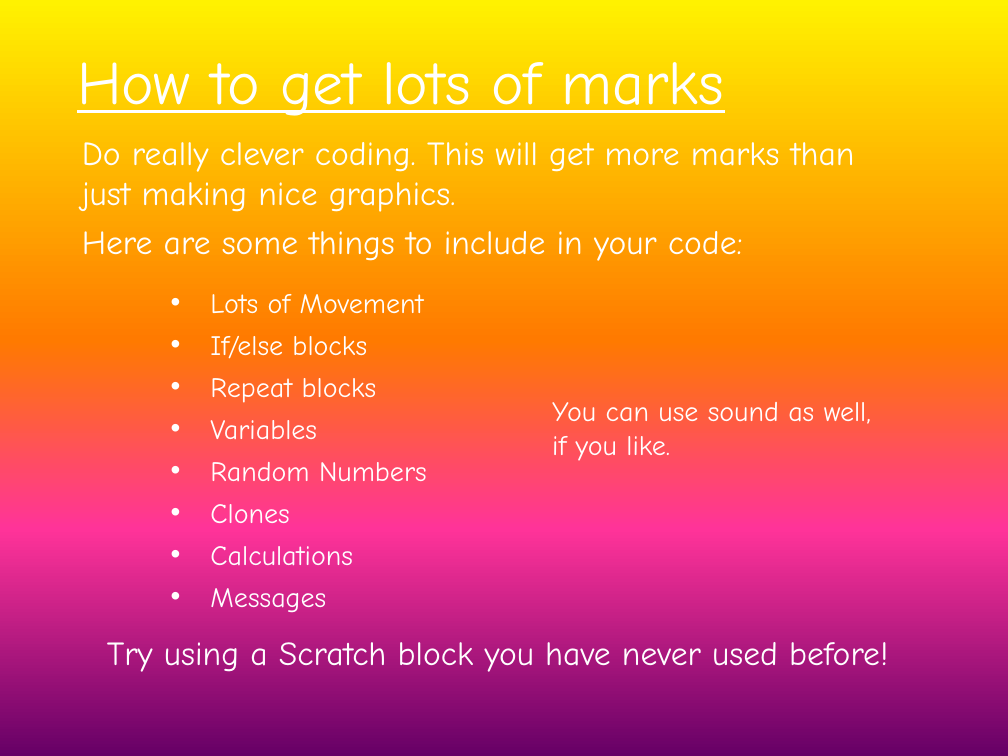
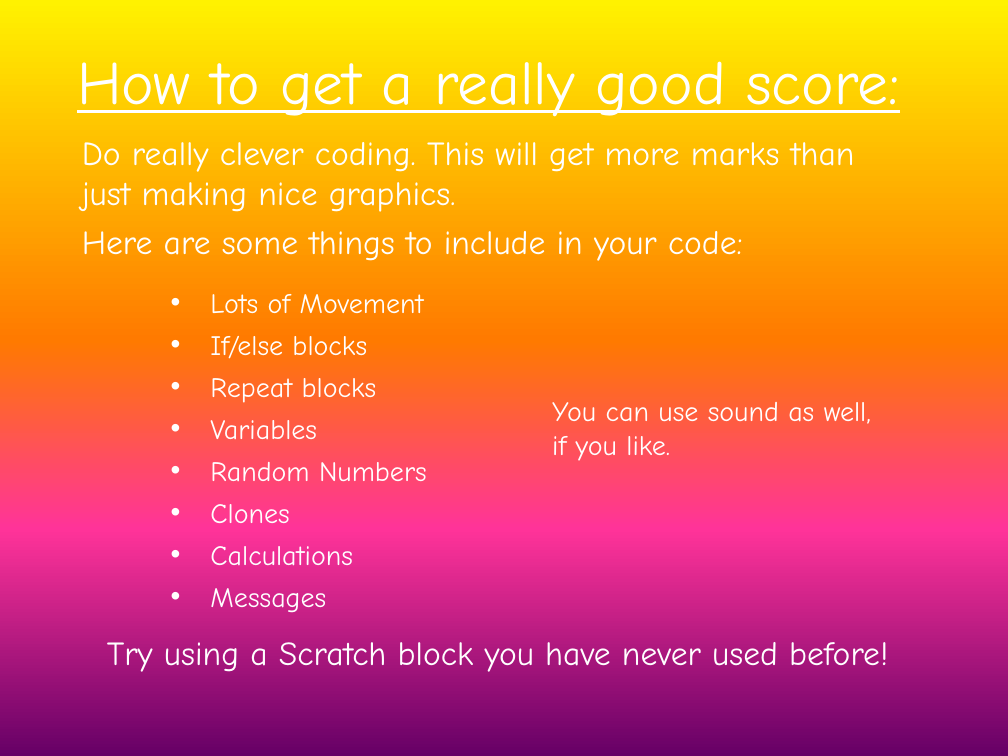
Before and after one commit to WokLibCodeClub/Christmas-Coding-Challenge-2020, a slide deck: slide 3 of Christmas_Challenge_2020.pptx (slide 4 before the commit). Drawn at 1008x756 pixels with LibreOffice and Linux fonts; fonts in the diff are those of the drawing. Boxes give left, top, right and bottom in pixels: in the first picture for what was removed or moved away, otherwise in the second. Text is boxed around its words. In the diff, an @@ line names an element or a change of style, - is before the commit and + after.

```diff
--- a/Christmas_Challenge_2020.pptx
+++ b/Christmas_Challenge_2020.pptx
@@ text at (77, 61, 899, 117): text changed @@
-How to get lots of marks
+How to get a really good score:
```
Also in this commit, not shown: 5 other slides changed, 2 slides added, 1 slide removed.
